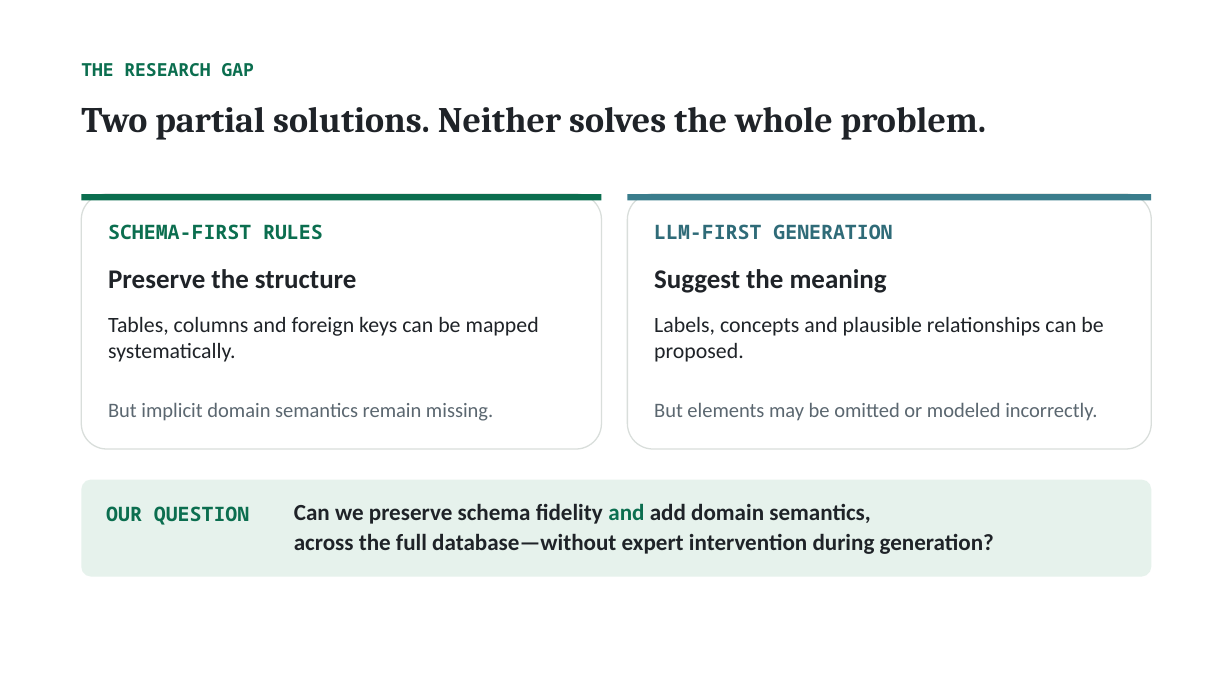
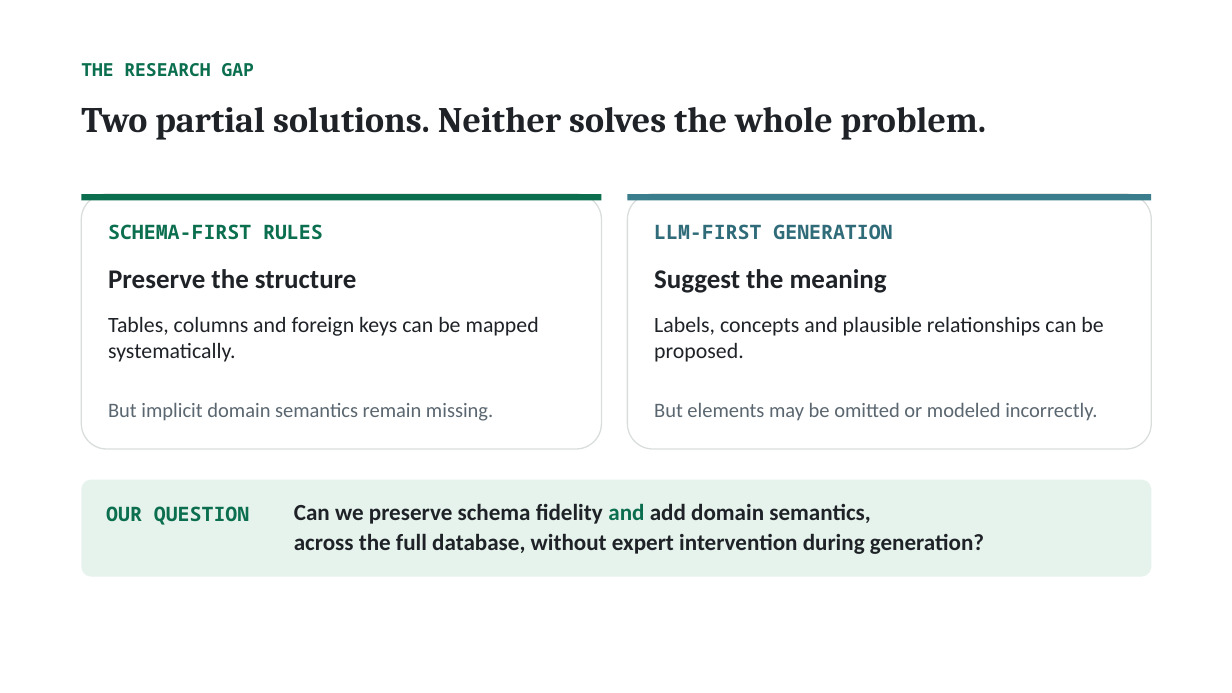
Before and after one commit to NadeenAhmad/rigor_private, a slide deck: slide 4 of presentation/RIGOR_ISWC2026.pptx. Drawn at 1232x693 pixels with LibreOffice and Linux fonts; fonts in the diff are those of the drawing. Boxes give left, top, right and bottom in pixels: in the first picture for what was removed or moved away, otherwise in the second. Text is boxed around its words. In the diff, an @@ line names an element or a change of style, - is before the commit and + after.

```diff
--- a/presentation/RIGOR_ISWC2026.pptx
+++ b/presentation/RIGOR_ISWC2026.pptx
@@ text at [294, 503, 984, 554]: text changed @@
-Can we preserve schema fidelity and add domain semantics,
-across the full database—without expert intervention during generation?
+Can we preserve schema fidelity and add domain semantics,
+across the full database, without expert intervention during generation?
```
Also in this commit, not shown: 6 other slides changed, 12 other files.
